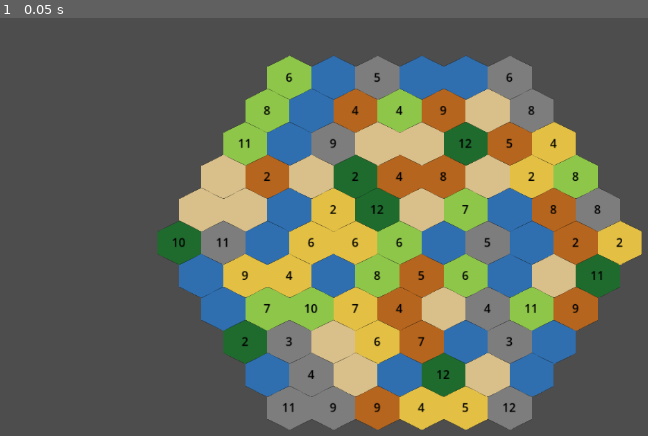
Above: before the commit, frame 1.
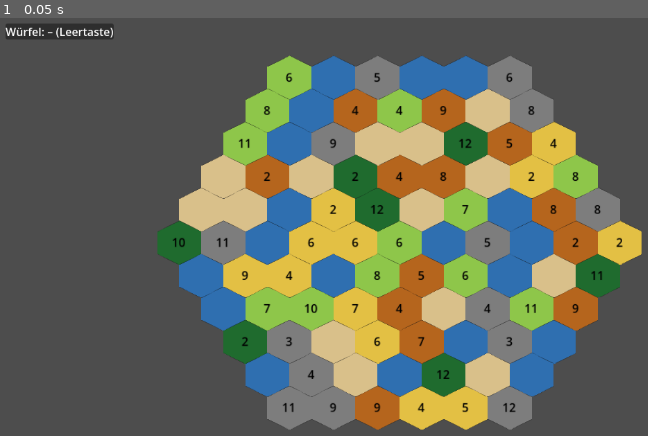
Above: after the commit, the same moment.

Repository: Dahf/catan
Game: Godot game, scene res://main/main.tscn
The game is run twice, just before and just after one commit, with the same random seed, the same clock (stepped at 60 frames per second) and the same inputs.
Inputs:
- Up to frame 1 (0.05 s): no input

The runs differ from the first frame. In frame 1, 0.5% of the frame differs, in the area x 0-18%, y 1-6%.

Commit message:
Enhance HUD functionality by implementing dice roll display and resource update logic

Diff:
--- a/presentation/ui/hud.gd
+++ b/presentation/ui/hud.gd
@@ -1,5 +1,41 @@
 extends Control
 ## Haupt-HUD: zeigt Ressourcen, Bevölkerung und Stage-Infos.
+
+var _box: VBoxContainer
+var _dice_label: Label
+var _resource_labels: Dictionary = {}   # StringName -> Label
+
+func _ready() -> void:
+	# Leere HUD-Fläche darf Maus-Events nicht abfangen (Board-Drag).
+	mouse_filter = Control.MOUSE_FILTER_IGNORE
+
+	var panel := PanelContainer.new()
+	panel.position = Vector2(8, 8)
+	add_child(panel)
+
+	_box = VBoxContainer.new()
+	panel.add_child(_box)
+
+	_dice_label = Label.new()
+	_dice_label.text = "Würfel: – (Leertaste)"
+	_box.add_child(_dice_label)
+
+	EventBus.dice_rolled.connect(_on_dice_rolled)
+	EventBus.resource_changed.connect(_on_resource_changed)
+
+
+func _on_dice_rolled(value: int) -> void:
+	_dice_label.text = "Würfel: %d" % value
+
+
+func _on_resource_changed(id: StringName, amount: int) -> void:
+	if not _resource_labels.has(id):
+		var label := Label.new()
+		_resource_labels[id] = label
+		_box.add_child(label)
+	var res_name: String = Terrain.RESOURCE_NAMES.get(id, str(id))
+	_resource_labels[id].text = "%s: %d" % [res_name, amount]
+
 
 func update_resources() -> void:
 	# TODO
